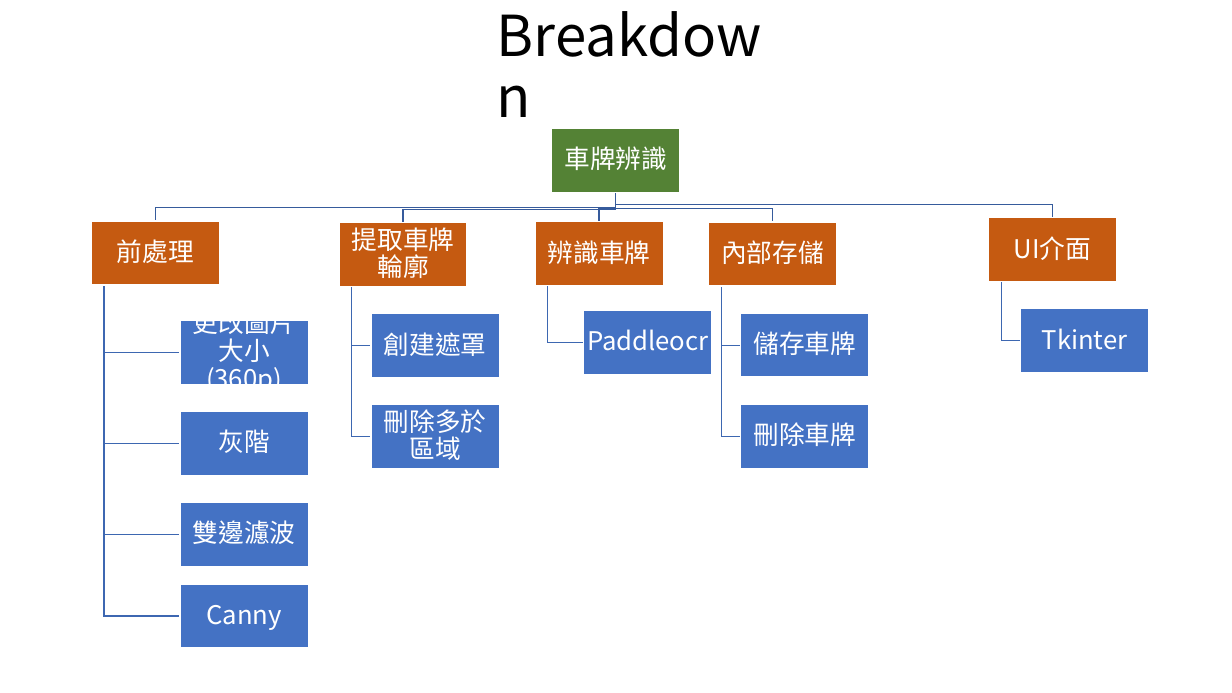
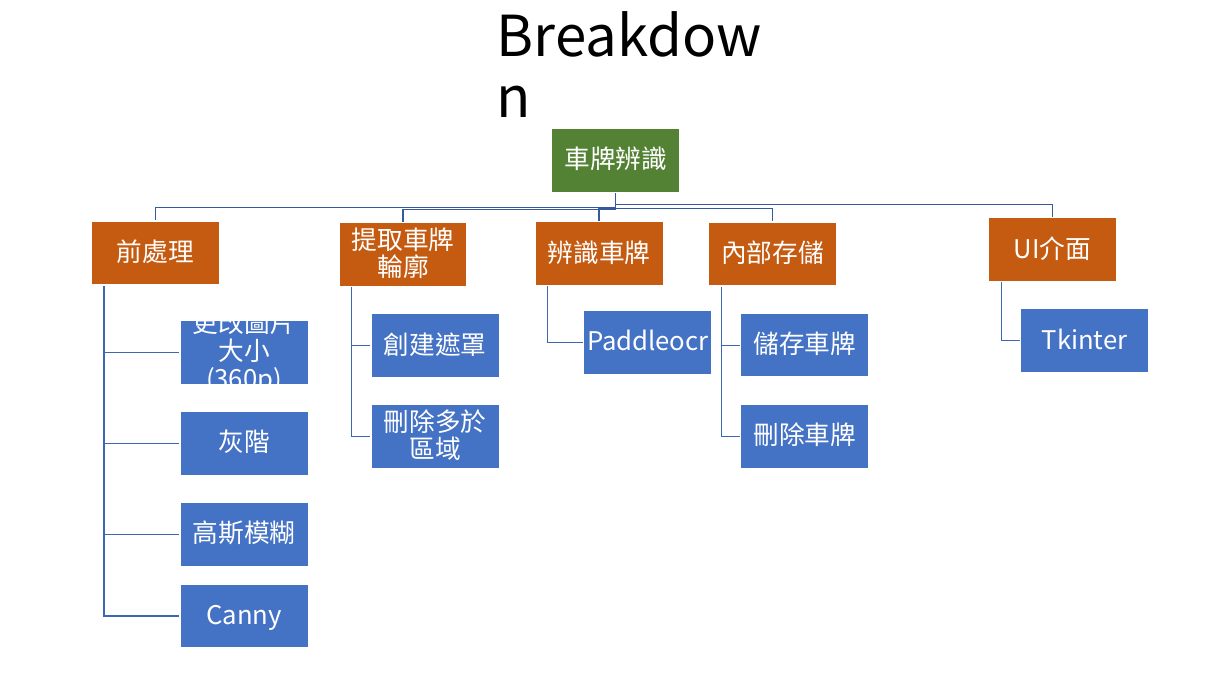
Before and after one commit to Koukya/Embedded-Image-Processing, a slide deck: slide 3 of 車牌辨識.pptx. Drawn at 1232x693 pixels with LibreOffice and Linux fonts; fonts in the diff are those of the drawing. Boxes give left, top, right and bottom in pixels: in the first picture for what was removed or moved away, otherwise in the second. Text is boxed around its words. In the diff, an @@ line names an element or a change of style, - is before the commit and + after.

```diff
--- a/車牌辨識.pptx
+++ b/車牌辨識.pptx
@@ text at [193, 520, 296, 544]: text changed @@
-雙邊濾波
+高斯模糊
```
Also in this commit, not shown: 1 slide added, 2 slides removed.
